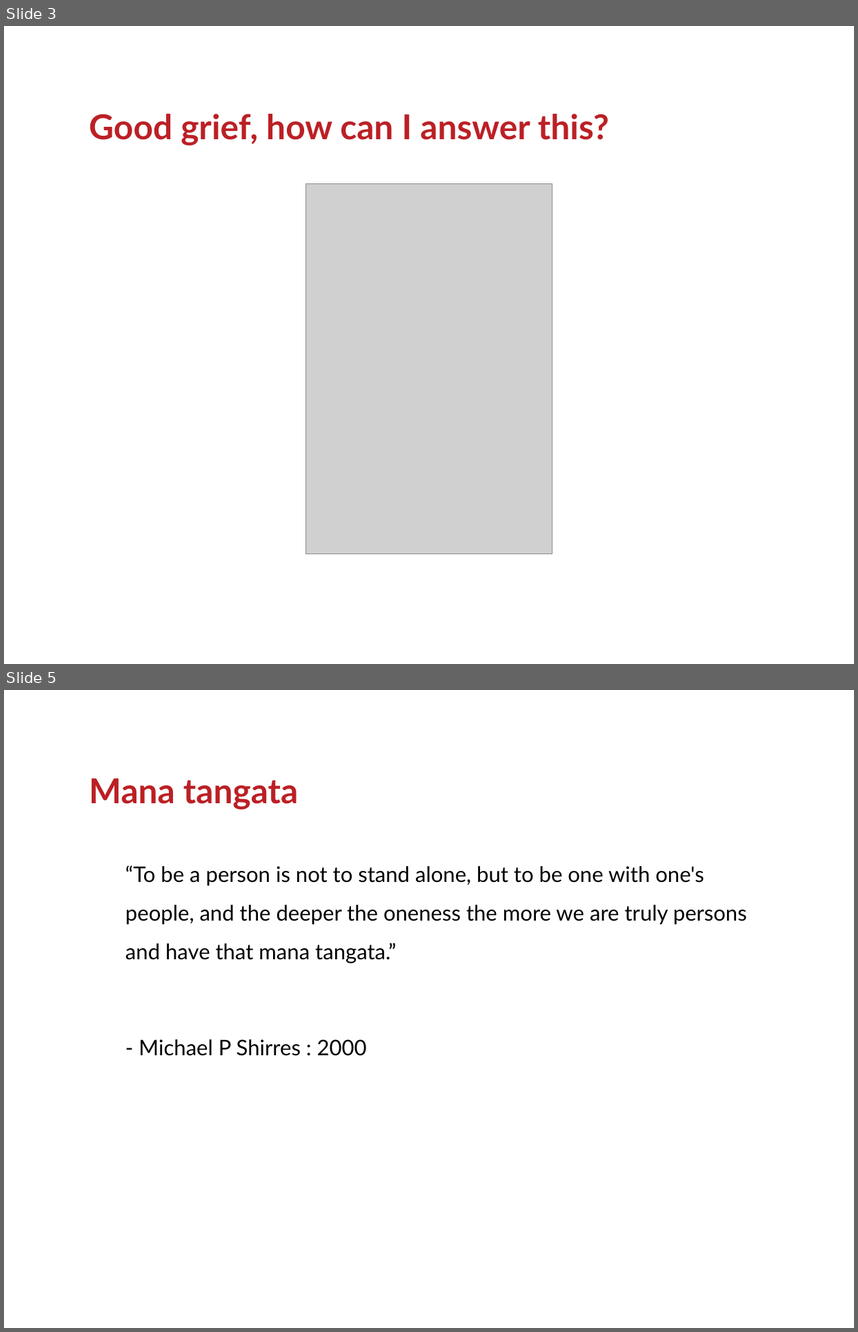
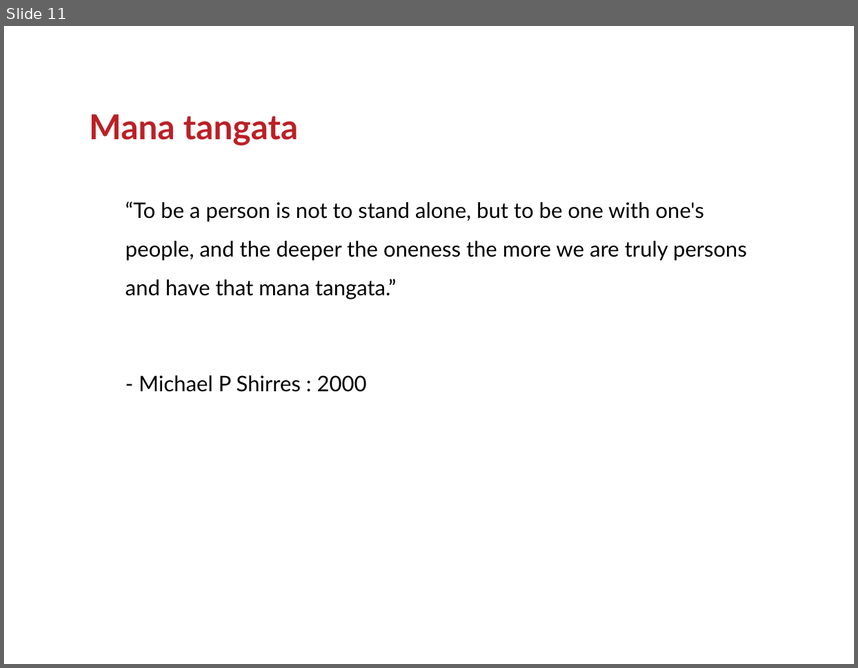
Before and after one commit to ranginui/presentation, a slide deck: digital_nati/floss.odp. Shown one above the other, each under a label of ours: slides 3 and 5 before the commit, slide 11 after it; the slides between them are not shown. The pictures are 858x1332 and 858x668 pixels, drawn with LibreOffice and Linux fonts; fonts in the diff are those of the drawing; grey boxes stand for pictures; background and template pictures are left out. Boxes give left, top, right and bottom in pixels: in the first picture for what was removed or moved away, otherwise in the second. Text is boxed around its words. In the diff, an @@ line names an element or a change of style, - is before the commit and + after.

```diff
--- a/digital_nati/floss.odp
+++ b/digital_nati/floss.odp
@@ slide 3 removed at [4, 26, 854, 664], background #FFFFFF @@
@@ title removed at [89, 114, 609, 145] @@
-Good grief, how can I answer this?
@@ picture removed at [306, 184, 553, 555] @@
@@ what was slide 5 is now slide 11 @@
```
Also in this commit, not shown: 3 slides changed, 8 slides added.
